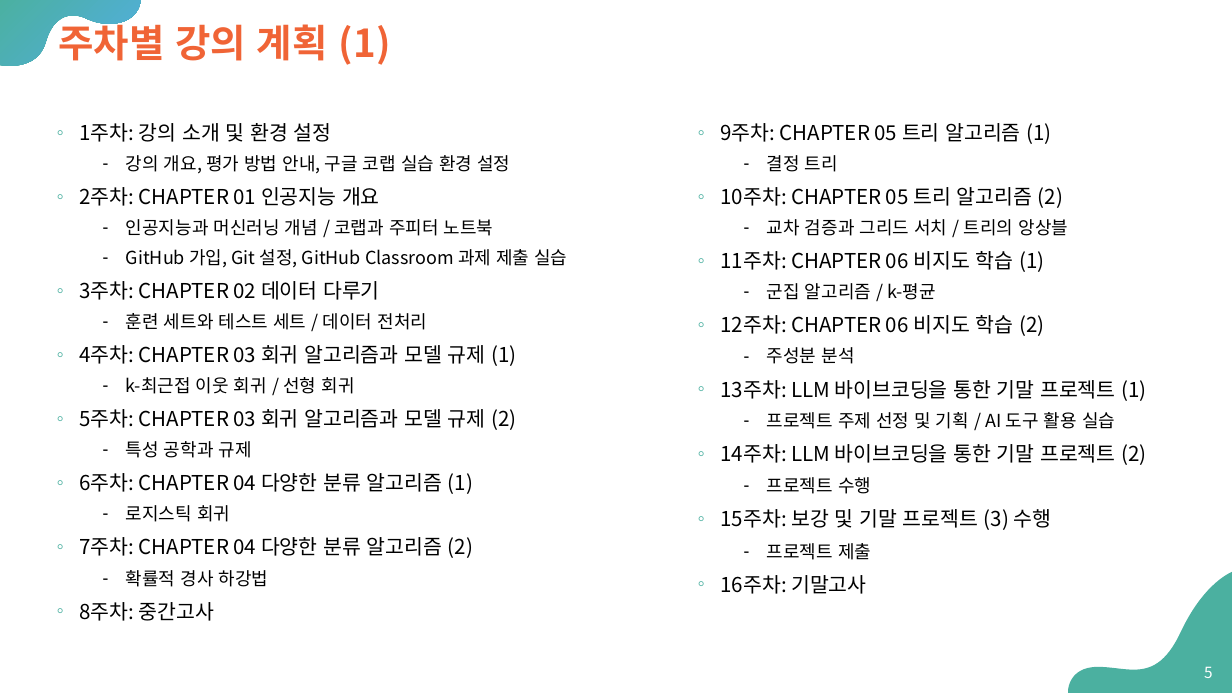
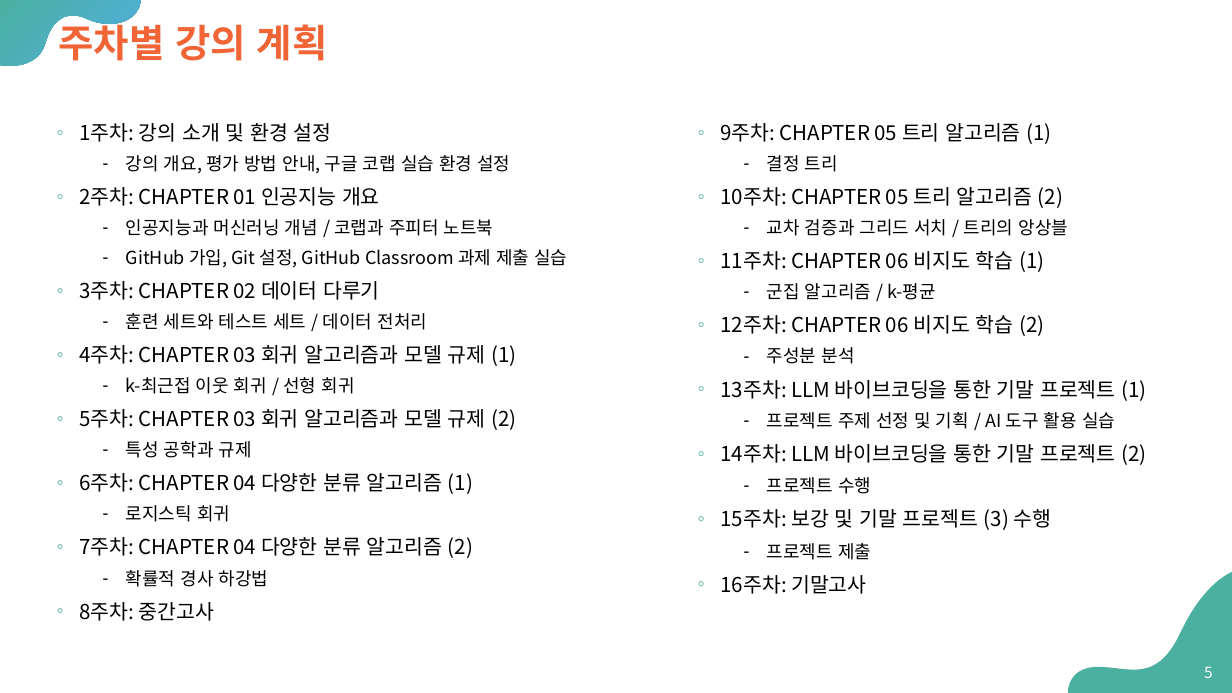
Before and after one commit to Sangdon-Park/Sangdon-Park.github.io, a slide deck: slide 5 of data/인공지능/00 - preview.pptx. Drawn at 1232x693 pixels with LibreOffice and Linux fonts; fonts in the diff are those of the drawing. Boxes give left, top, right and bottom in pixels: in the first picture for what was removed or moved away, otherwise in the second. Text is boxed around its words. In the diff, an @@ line names an element or a change of style, - is before the commit and + after.

```diff
--- a/data/인공지능/00 - preview.pptx
+++ b/data/인공지능/00 - preview.pptx
@@ title at (58,18,328,61): text changed @@
-주차별 강의 계획 (1)
+주차별 강의 계획
```
Also in this commit, not shown: 1 slide removed.
